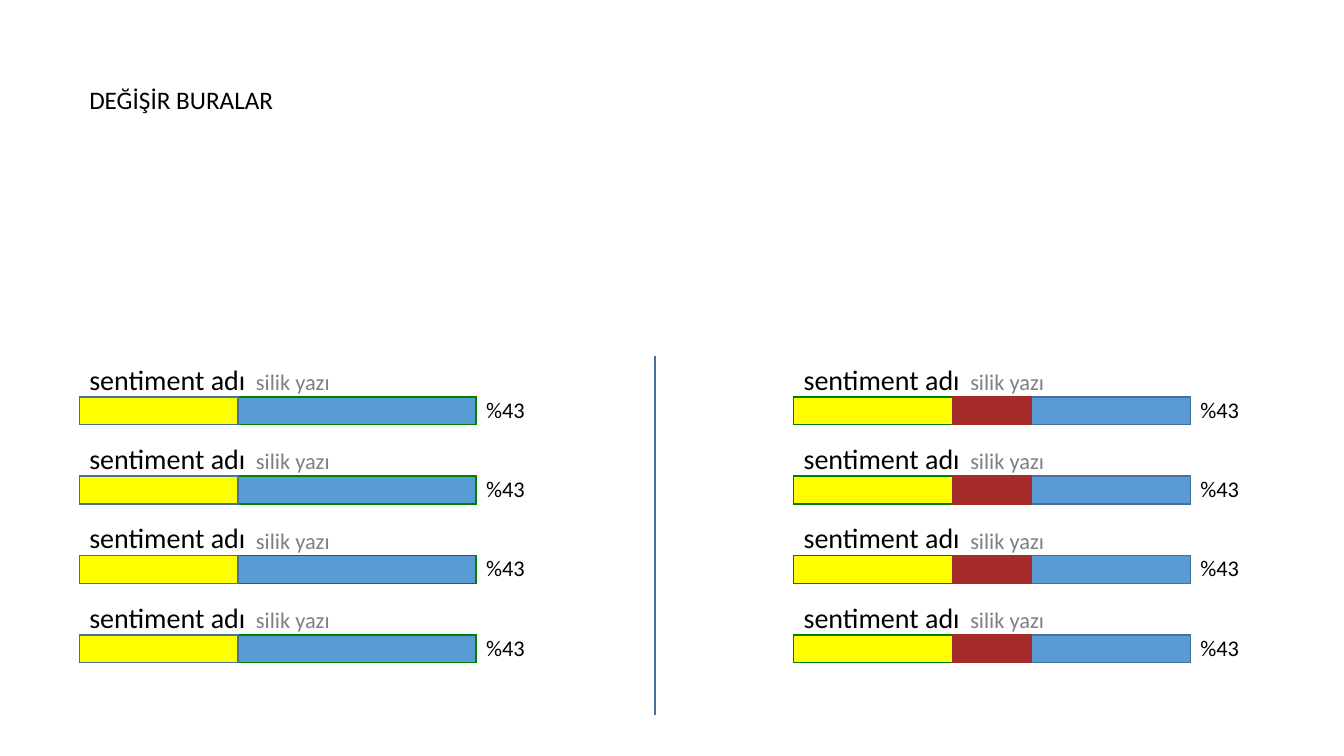
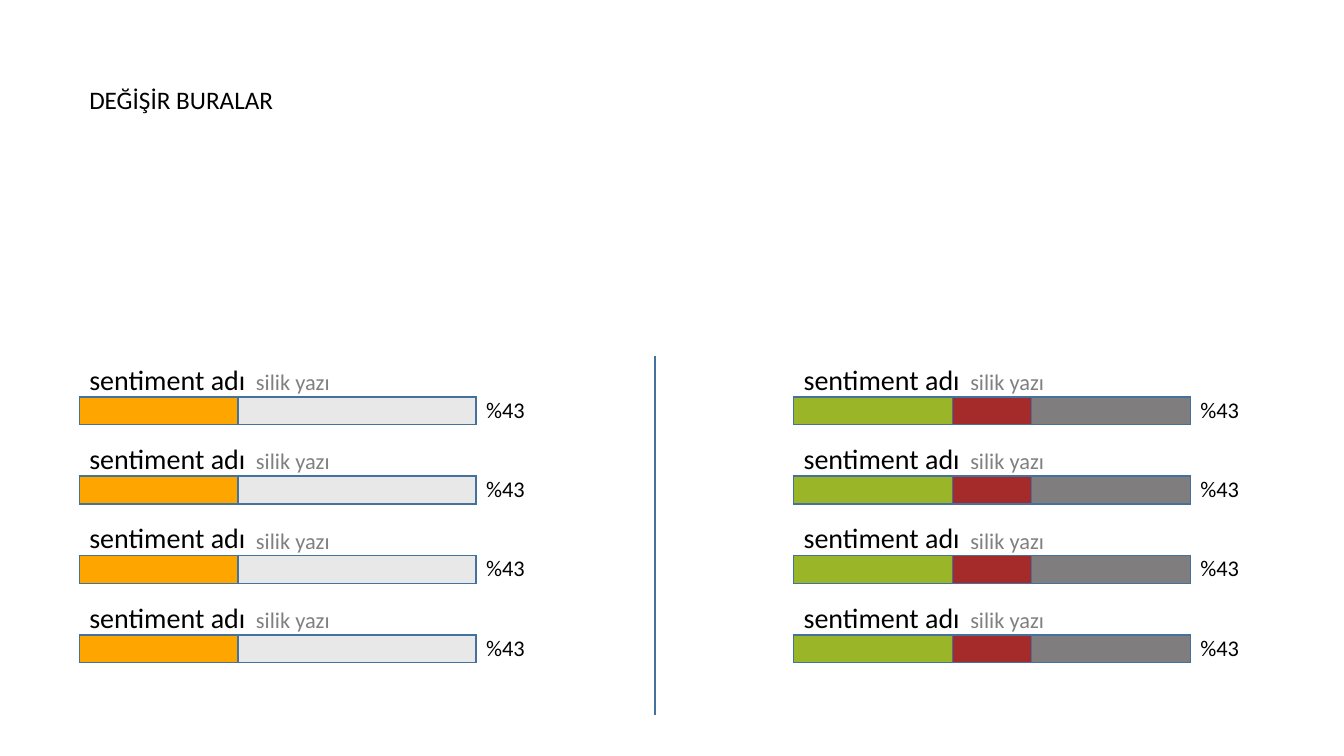
Before and after one commit to cagrimate/gembox-presentation, a slide deck: slide 2 of gemPpt/gemPpt/Created Chart.pptx. Drawn at 1344x756 pixels with LibreOffice and Linux fonts; fonts in the diff are those of the drawing. Boxes give left, top, right and bottom in pixels: in the first picture for what was removed or moved away, otherwise in the second. Text is boxed around its words. In the diff, an @@ line names an element or a change of style, - is before the commit and + after.

```diff
--- a/gemPpt/gemPpt/Created Chart.pptx
+++ b/gemPpt/gemPpt/Created Chart.pptx
@@ fill #5B9BD5 to #E8E8E8; outline #008000 1 pt to #43739E 1 pt in 4 elements at <box>80,397,477,425</box>, <box>80,476,477,504</box>, <box>80,556,477,584</box>, <box>80,635,477,663</box> @@
@@ fill #FFFF00 to #FFA500 in 4 elements at <box>80,397,238,425</box>, <box>80,476,238,504</box>, <box>80,556,238,584</box>, <box>80,635,238,663</box> @@
@@ fill #5B9BD5 to #807D7E in 4 elements at <box>793,397,1191,425</box>, <box>793,476,1191,504</box>, <box>793,556,1191,584</box>, <box>793,635,1191,663</box> @@
@@ fill #FFFF00 to #9BB528; outline #008000 1 pt to #43739E 1 pt in 4 elements at <box>793,397,952,425</box>, <box>793,476,952,504</box>, <box>793,556,952,584</box>, <box>793,635,952,663</box> @@
@@ outline #A52A2A 1 pt to #43739E 1 pt in 4 elements at <box>953,397,1032,425</box>, <box>953,476,1032,504</box>, <box>953,556,1032,584</box>, <box>953,635,1032,663</box> @@
```
Also in this commit, not shown: 6 other files.
